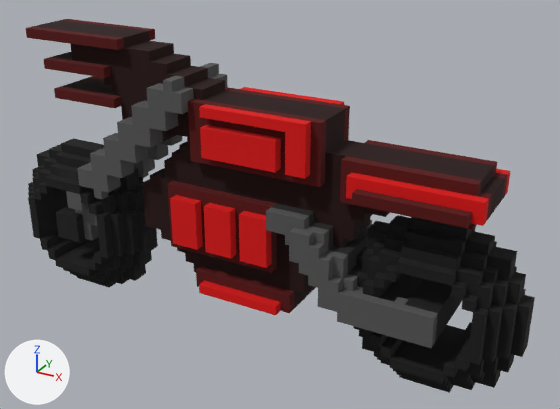
The OBJ model GothamCity/Modelos_obj/Transportes/Moto.obj, before and after one commit.
Rendered twice from a 50 mm lens placed at (3.69, -6.11, 4.75), pointed at (0.25, 0.15, 1.62). The lights are fixed; the arrows at lower left show +X, +Y and +Z. Where no turn or scale is listed for an object, it has been applied to the vertices. Vertices at the same position are counted once.

Script lines for the objects in view, before the commit:
```python
me_untitled = bpy.data.meshes.new('Untitled')
me_untitled.from_pydata(...)  # 1540 vertices, 3132 faces; spans x -3.0..2.8, y -0.5..0.5, z 0.2..3.2
me_untitled.materials.append(mat_palette)  # picture img_moto_png
ob_untitled = bpy.data.objects.new('Untitled', me_untitled)
ob_untitled.location = (0.0, 0.0, 0.0)
```
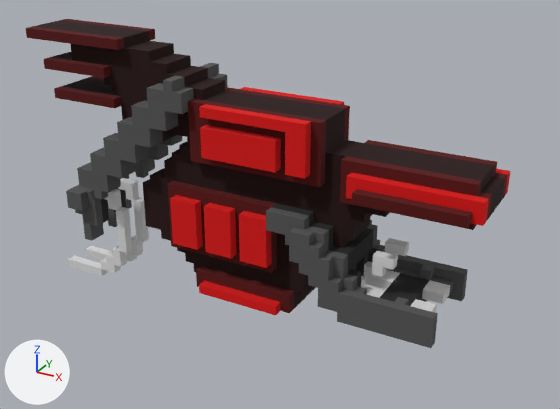
Patch to the scene script:
```diff
--- a/GothamCity/Modelos_obj/Transportes/Moto.obj.py
+++ b/GothamCity/Modelos_obj/Transportes/Moto.obj.py
@@ me_untitled @@
 # used by ob_untitled; location = (0.0, 0.0, 0.0)
-me_untitled.from_pydata(...)  # 1540 vertices, 3132 faces; spans x -3.0..2.8, y -0.5..0.5, z 0.2..3.2
+me_untitled.from_pydata(...)  # 944 vertices, 1876 faces; spans x -2.5..2.4, y -0.5..0.5, z 0.4..3.2
+# me_untitled part 1: 6 vertices moved from x 1.4..1.5, y -0.2..0.2, z 1.5..1.6 to x 1.5..1.6, y -0.2..0.2, z 1.4..1.5; 370 vertices removed from x 1.1..2.8, y -0.4..0.4, z 0.2..1.9; 60 vertices added at x 1.1..2.0, y -0.4..0.4, z 1.0..1.5
+# me_untitled part 2: 7 vertices moved from x -1.7..-1.5, y -0.3..0.3, z 0.4..0.6 to x -1.8..-1.7, y -0.2..0.2, z 0.6..0.7; 323 vertices removed from x -3.0..-1.3, y -0.4..0.4, z 0.2..1.9; 37 vertices added at x -2.4..-1.6, y -0.2..0.2, z 0.5..1.5
+# me_untitled part 3: 12 kept faces spanning x -1.9..1.6, y -0.2..0.2, z 0.5..1.5 get new texture (UV) coordinates
 me_untitled.materials.append(mat_palette)
```

Location of each change, (x1, y1, x2, y2) in pixels of the pictures (560 x 409 px):
'Untitled', reshaped (12% shorter)
    before: (26, 19, 535, 393)
    after: (26, 19, 510, 348)
part 1 of me_untitled, cut back
    before: (347, 215, 535, 393)
    after: (352, 238, 465, 313)
part 2 of me_untitled, cut back
    before: (28, 138, 158, 288)
    after: (69, 175, 143, 273)
part 3 of me_untitled, surface changed
    before: (108, 245, 379, 276)
    after: (101, 238, 403, 273)
